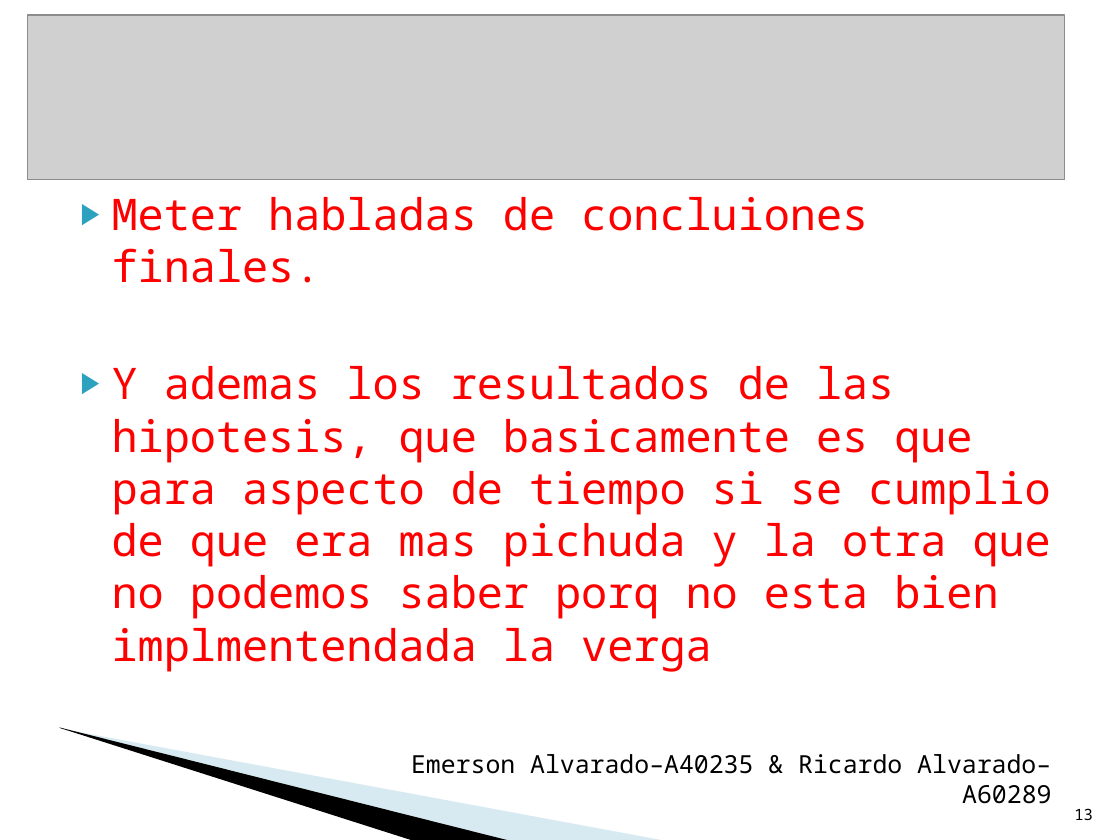
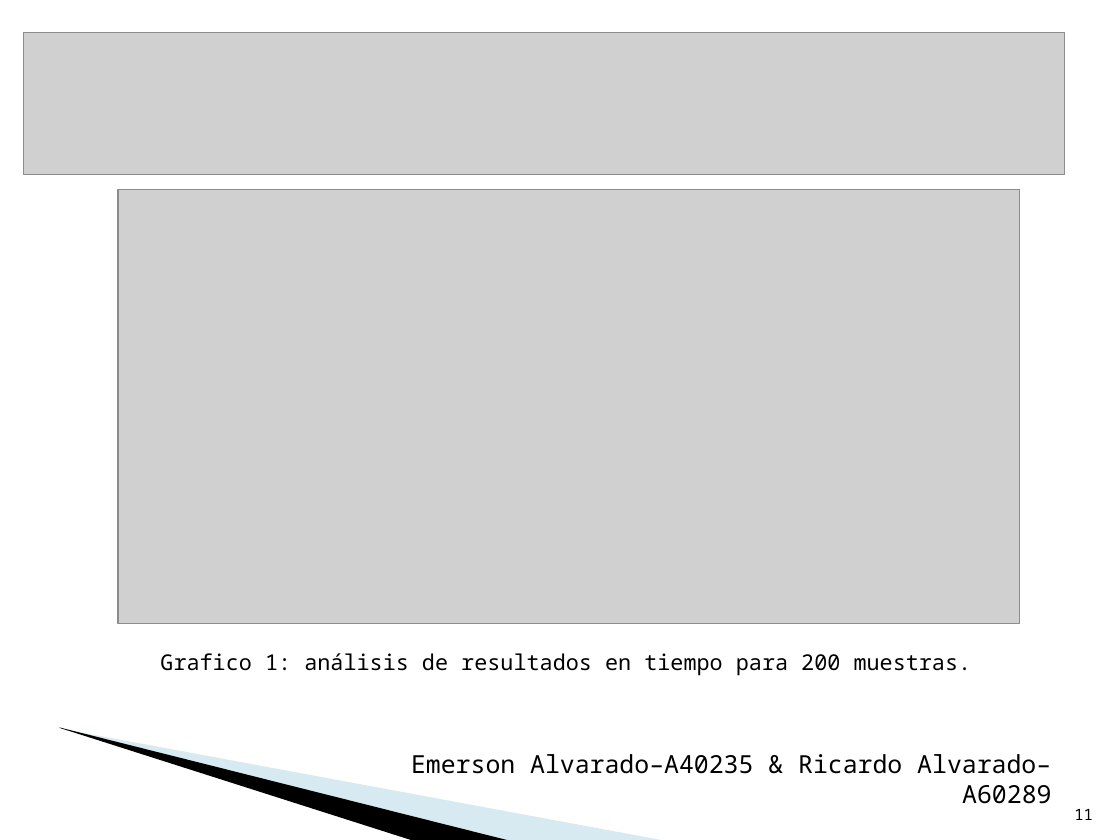
Before and after one commit to rijoalvi/proyectoparadigmas, a slide deck: slide 11 of Presentacion.ppt (slide 13 before the commit). Drawn at 1120x840 pixels with LibreOffice and Linux fonts; fonts in the diff are those of the drawing; grey boxes stand for pictures; background and template pictures are left out. Boxes give left, top, right and bottom in pixels: in the first picture for what was removed or moved away, otherwise in the second. Text is boxed around its words. In the diff, an @@ line names an element or a change of style, - is before the commit and + after.

```diff
--- a/Presentacion.ppt
+++ b/Presentacion.ppt
@@ picture: place and size @@
-picture at [28,15,1065,179]
+picture at [24,32,1064,175]
@@ picture added at [118,189,1019,623] @@
@@ text at [160,653,972,676]: text changed; size 28 to 14 pt; text colour #FF0000 to #000000 @@
-▶ Meter habladas de concluiones finales.
-▶ Y ademas los resultados de las hipotesis, que basicamente es que para aspecto de tiempo si se cumplio de que era mas pichuda y la otra que no podemos saber porq no esta bien implmentendada la verga
+Grafico 1: análisis de resultados en tiempo para 200 muestras.
@@ page number at [1074,809,1093,820]: text changed @@
-13
+11
```
Also in this commit, not shown: 2 other slides changed, 6 slides added, 2 slides removed, 3 other files.
